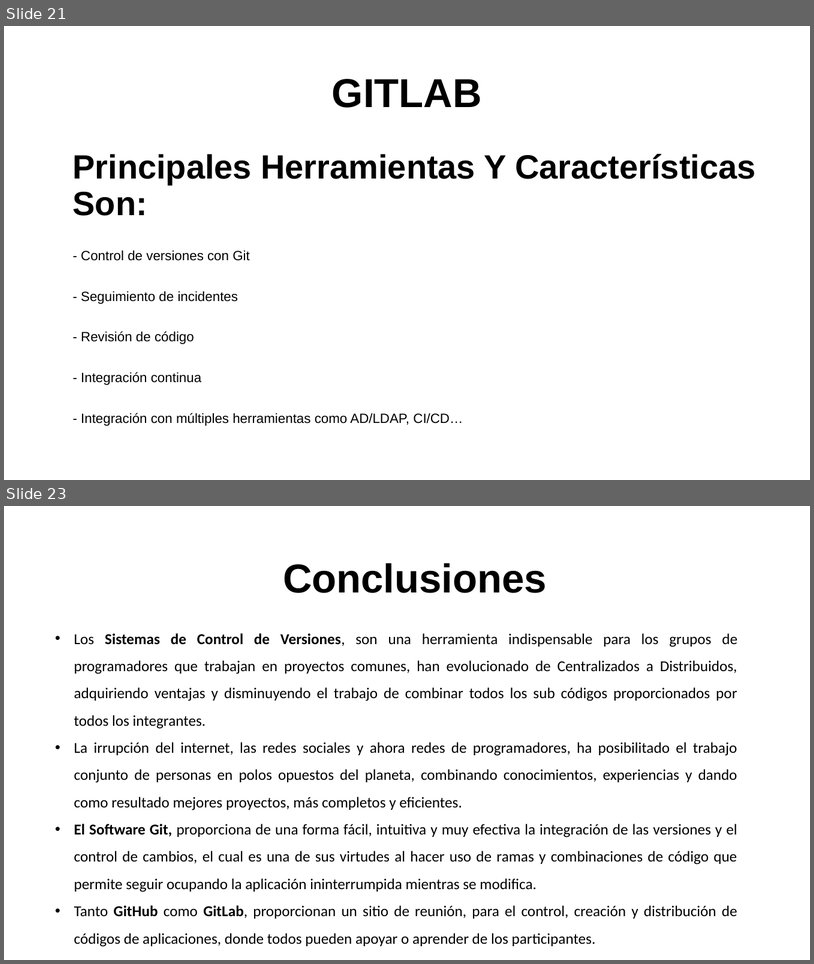
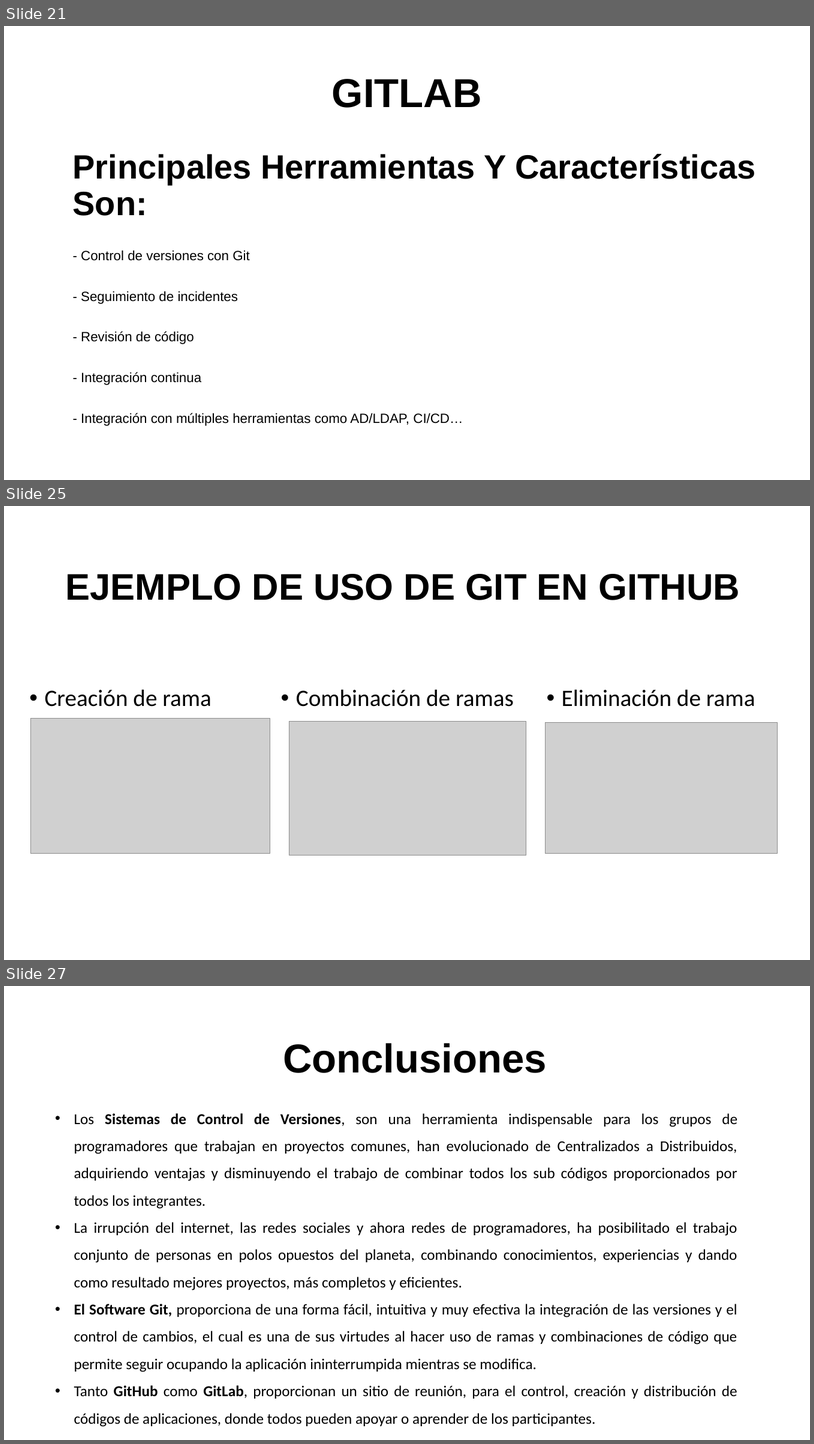
Before and after one commit to gs02009/TOO115, a slide deck: PRESENTACIÓN SISTEMAS DE CONTROL DE VERSIONES.pptx. Shown one above the other, each under a label of ours: slides 21 and 23 before the commit, slides 21, 25 and 27 after it; the slides between them are not shown. The pictures are 814x964 and 814x1444 pixels, drawn with LibreOffice and Linux fonts; fonts in the diff are those of the drawing; grey boxes stand for pictures; background and template pictures are left out. Boxes give left, top, right and bottom in pixels: in the first picture for what was removed or moved away, otherwise in the second. Text is boxed around its words. In the diff, an @@ line names an element or a change of style, - is before the commit and + after.

Commit message:
Adicion de ejemplos en presentacion

```diff
--- a/PRESENTACIÓN SISTEMAS DE CONTROL DE VERSIONES.pptx
+++ b/PRESENTACIÓN SISTEMAS DE CONTROL DE VERSIONES.pptx
@@ slide 25 added at [4, 506, 810, 960], background picture (left out) @@
@@ title added at [65, 574, 740, 600], 44 pt, text #000000, bold @@
+EJEMPLO DE USO DE GIT EN GITHUB
@@ text added at [45, 689, 212, 706], 28 pt, text #000000 @@
+• Creación de rama
@@ text added at [296, 689, 514, 706], 28 pt, text #000000 @@
+• Combinación de ramas
@@ text added at [562, 689, 756, 706], 28 pt, text #000000 @@
+• Eliminación de rama
@@ picture added at [30, 718, 270, 853] @@
@@ picture added at [289, 721, 527, 855] @@
@@ picture added at [545, 722, 779, 853] @@
@@ what was slide 23 is now slide 27 @@
```
Also in this commit, not shown: 7 slides changed, 3 other slides added, 10 other files.
